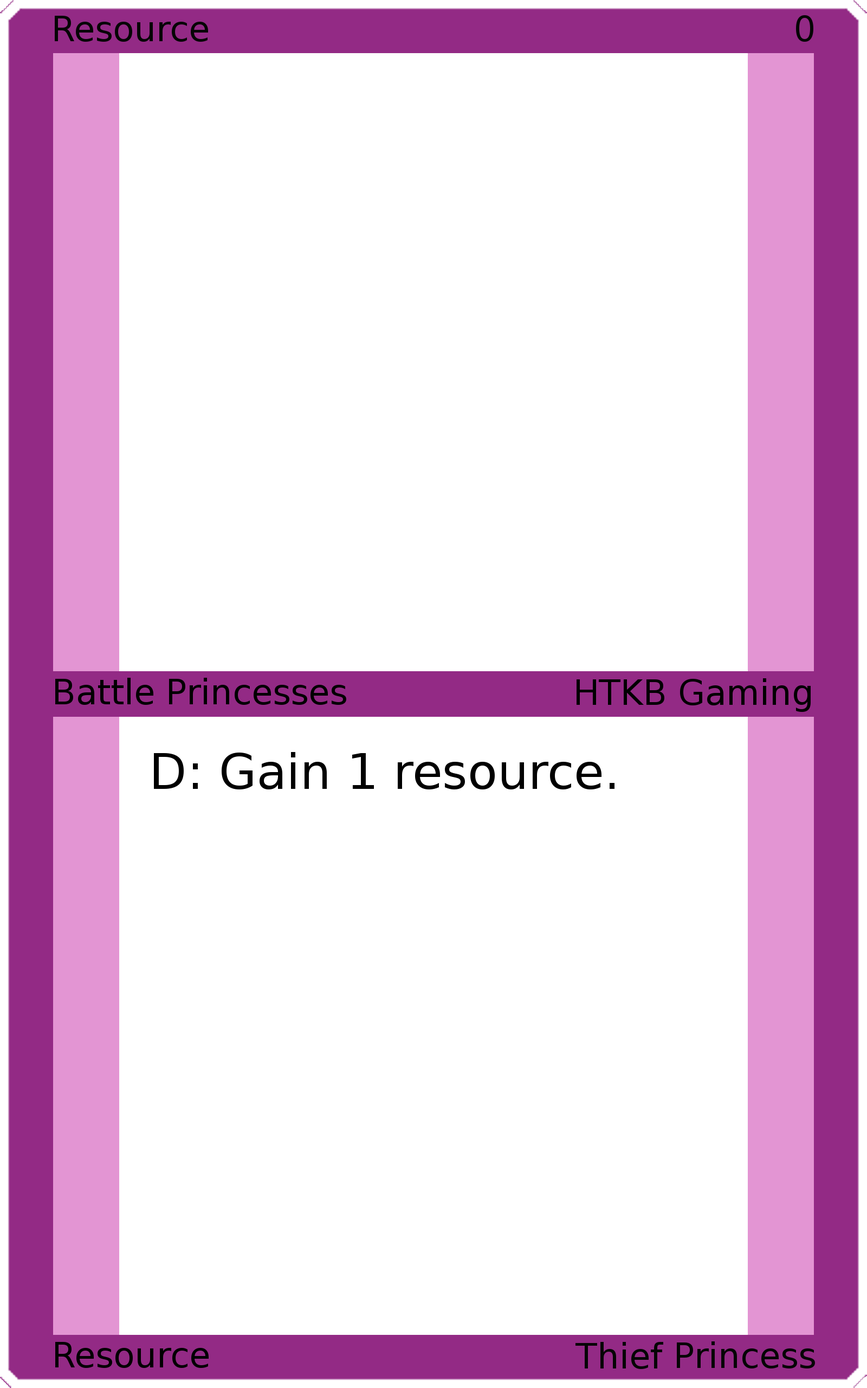
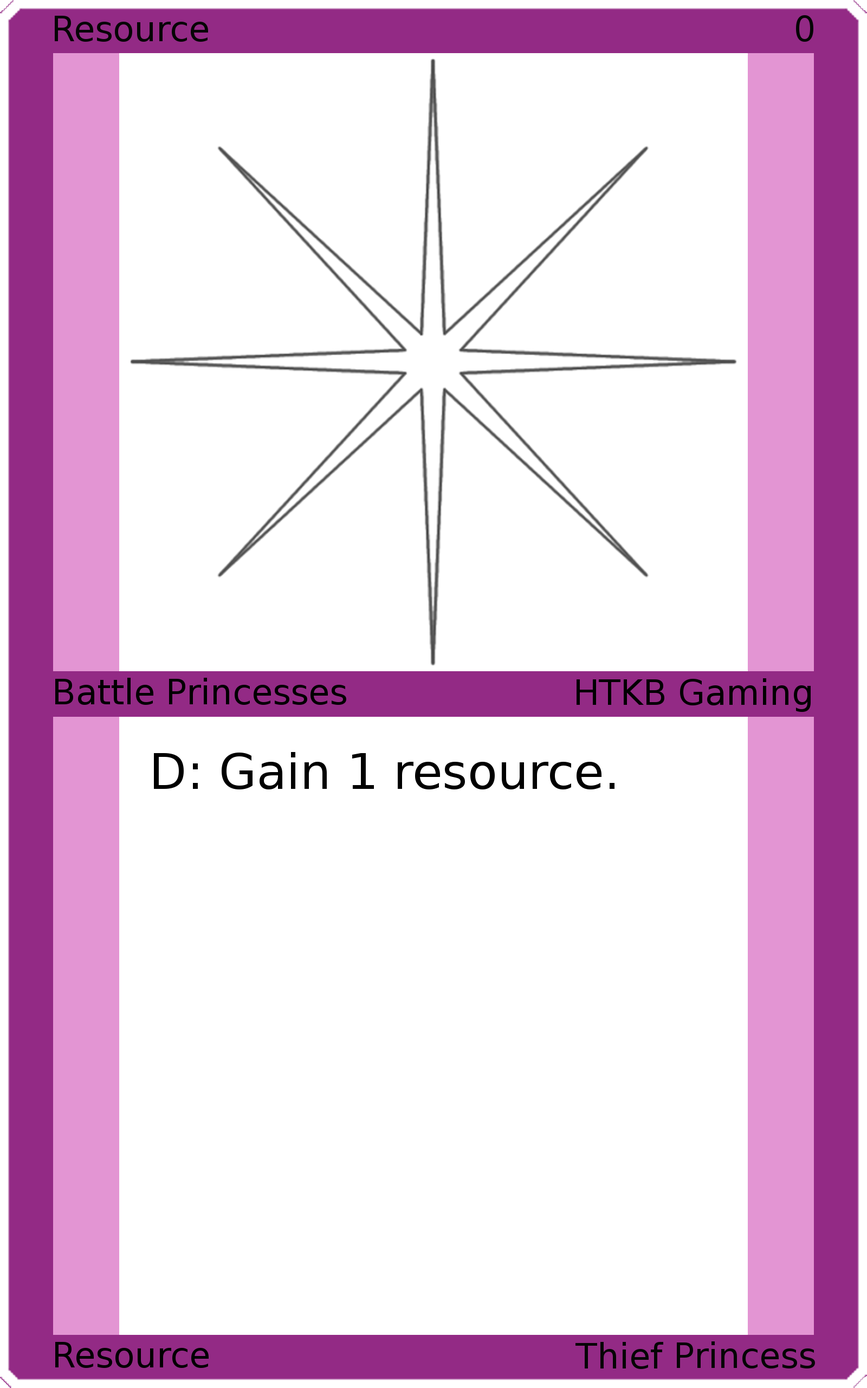
Before/after of a 867x1388 layered artwork. What changed in the layer stack:
added layer "Art" above "Top Background" over [129, 57, 738, 666]
